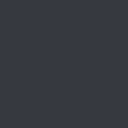
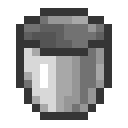
Comparing the layer stacks of the two 128x128 images. Changes:
added layer "bucket" above "Group 1" over [16, 8, 112, 120]
hid "Layer 0" over [0, 0, 128, 128]
